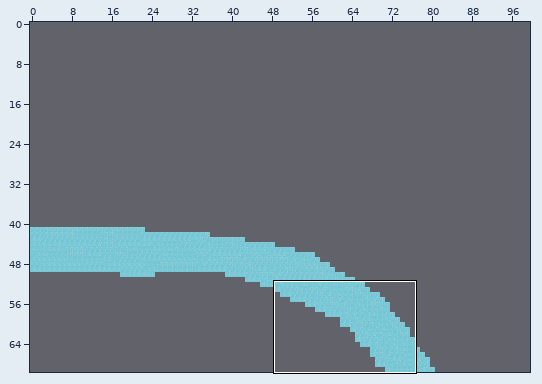
One commit to this Tiled map (JSON): assets/tilemaps/main_scene.json. Above, an overview of the earlier version with the close-up marked.
Close-up. Old version:
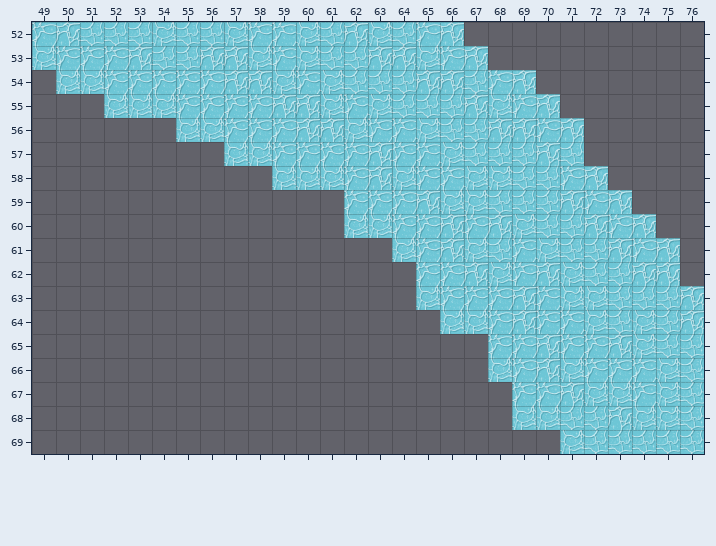
Cells are 128x128 px. Shown: x 49..76, y 52..69. The commit also changed other parts of the map, which this record leaves out.
The result:
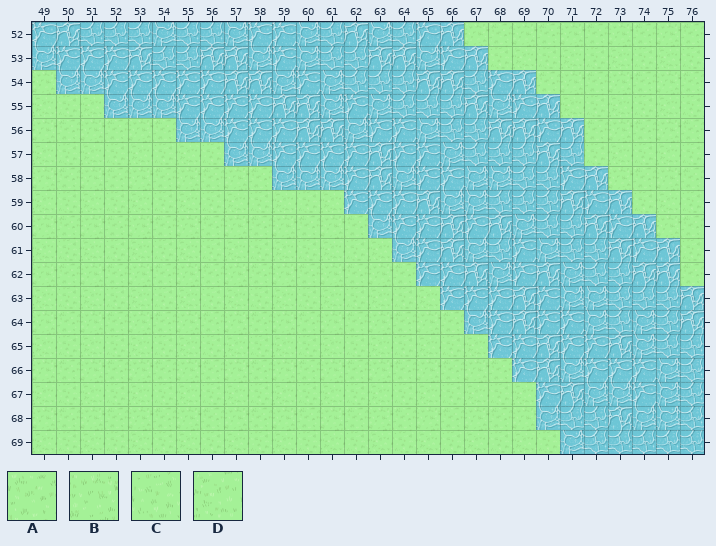
Key: from "world_tiles": A 190, B 191, C 221, D 222.
_ is an empty cell, . an unchanged one.
Tiles of an added or newly shown layer are drawn over the layers below it.
Changes in this commit:
--- layer "Grass" (now shown)
@@ x 49..76 @@
-52 ..................__________
-53 ..................._________
-54 _...................._______
-55 ___...................______
-56 ______................._____
-57 ________..............._____
-58 __________..............____
-59 _____________............___
-60 ______________............__
-61 _______________............_
-62 ________________..........._
-63 _________________...........
-64 __________________..........
-65 ___________________.........
-66 ____________________........
-67 _____________________.......
-68 _____________________.......
-69 ______________________......
+52 ..................BABABABABA
+53 ...................CDCDCDCDC
+54 B....................ABABABA
+55 DCD...................DCDCDC
+56 BABABA.................ABABA
+57 DCDCDCDC...............CDCDC
+58 BABABABABA..............BABA
+59 DCDCDCDCDCDCD............CDC
+60 BABABABABABABA............BA
+61 DCDCDCDCDCDCDCD............C
+62 BABABABABABABABA...........A
+63 DCDCDCDCDCDCDCDCD...........
+64 BABABABABABABABABA..........
+65 DCDCDCDCDCDCDCDCDCD.........
+66 BABABABABABABABABABA........
+67 DCDCDCDCDCDCDCDCDCDCD.......
+68 BABABABABABABABABABAB.......
+69 DCDCDCDCDCDCDCDCDCDCDC......
